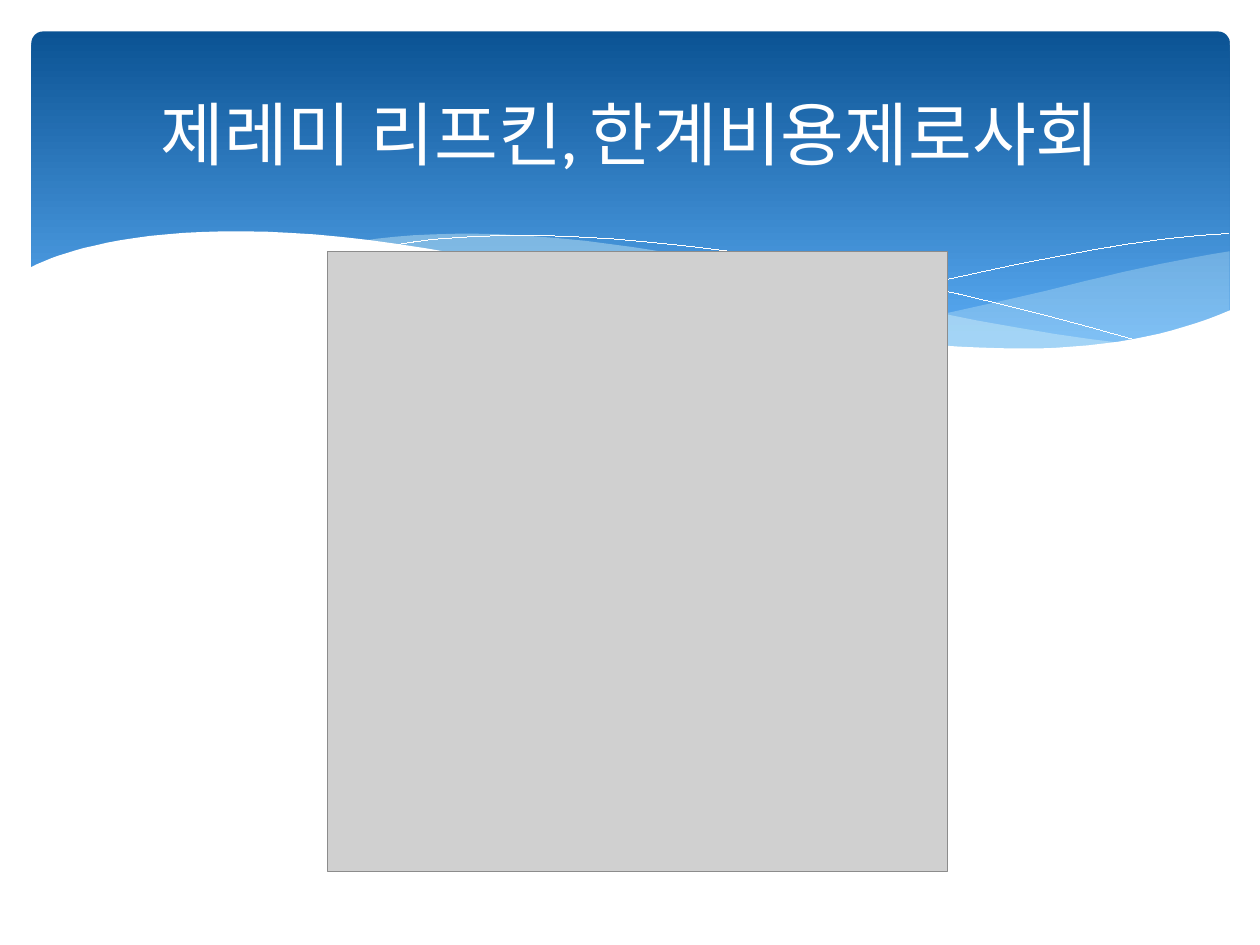
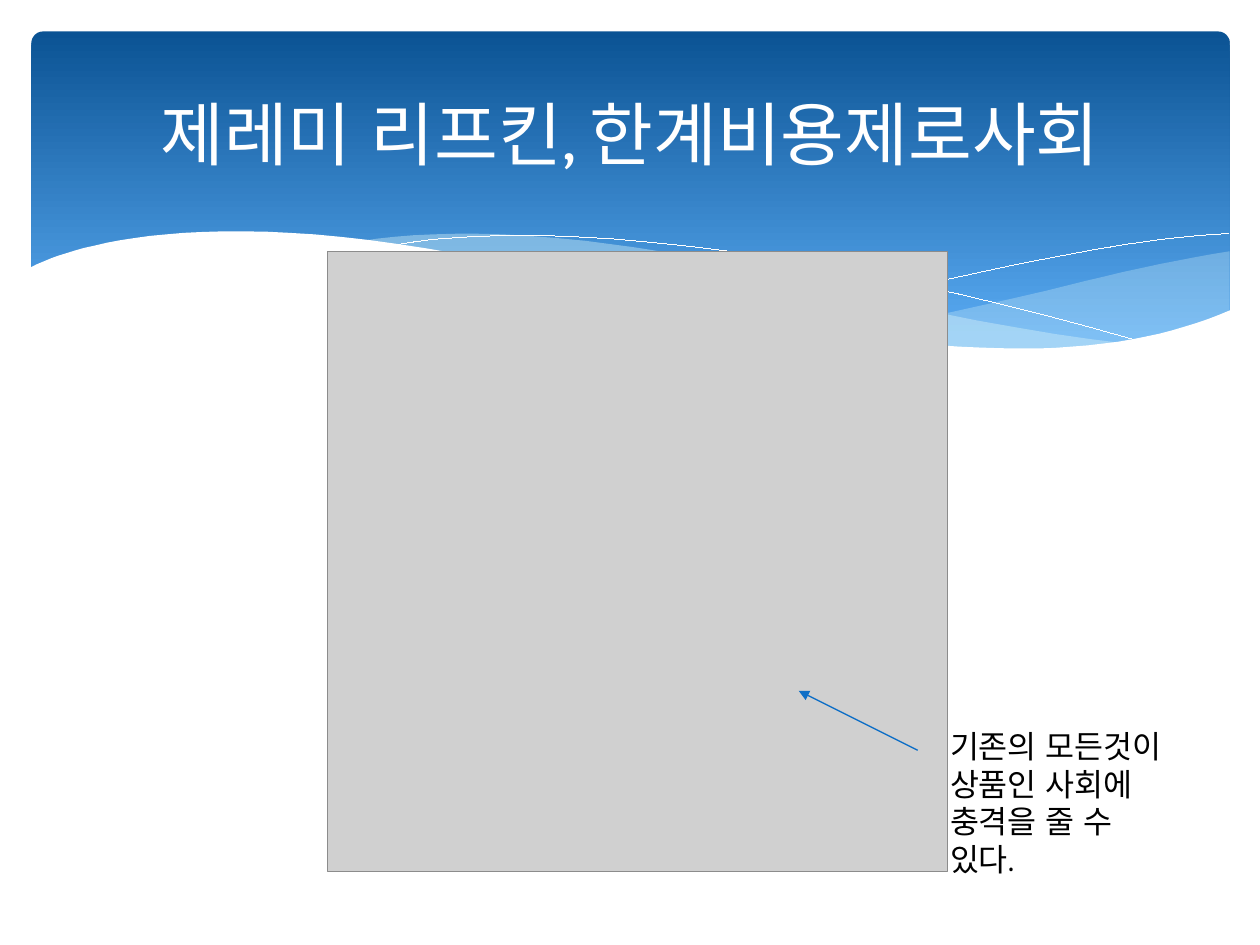
Before and after one commit to dw5450/3rd_grade_study, a slide deck: slide 19 of 과학기술과미디어/수업 ppt/13강 디지털-정리.pptx. Drawn at 1260x945 pixels with LibreOffice and Linux fonts; fonts in the diff are those of the drawing; grey boxes stand for pictures. Boxes give left, top, right and bottom in pixels: in the first picture for what was removed or moved away, otherwise in the second. Text is boxed around its words. In the diff, an @@ line names an element or a change of style, - is before the commit and + after.

```diff
--- a/과학기술과미디어/수업 ppt/13강 디지털-정리.pptx
+++ b/과학기술과미디어/수업 ppt/13강 디지털-정리.pptx
@@ arrow added from (917, 750) to (799, 690), #0F6FC6 0.75 pt @@
@@ text added at (950,732,1162,874), 18 pt, text #000000 @@
+기존의 모든것이 상품인 사회에 충격을 줄 수 있다.
```
Also in this commit, not shown: 12 other slides changed, 29 other files.
